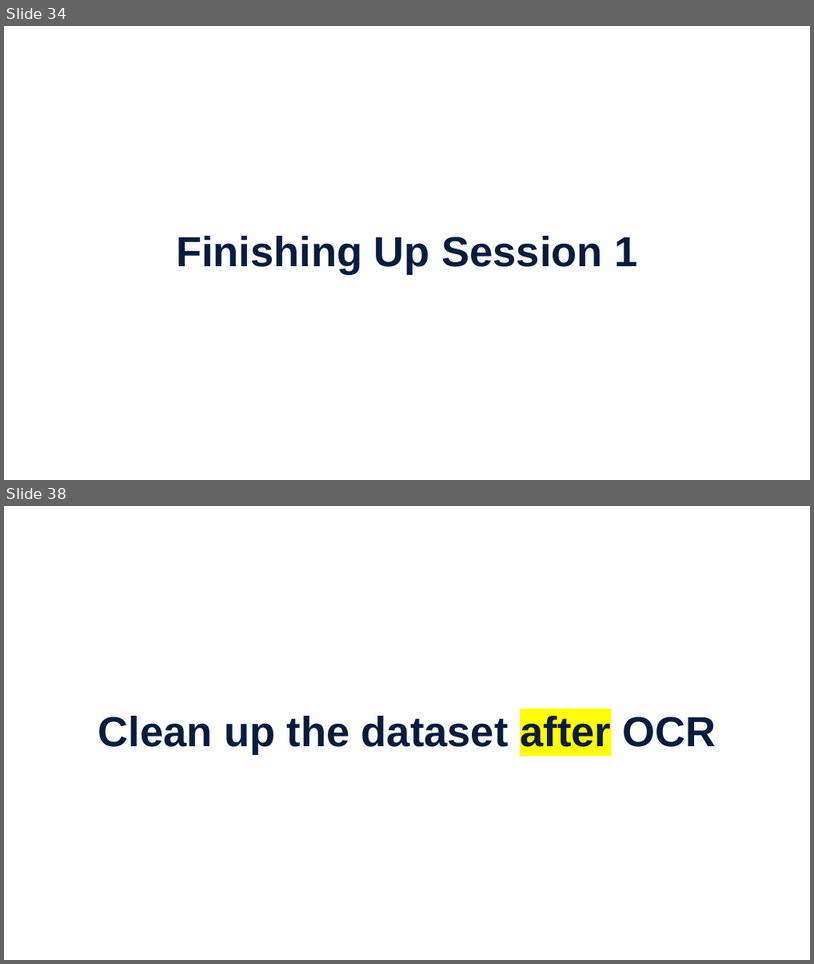
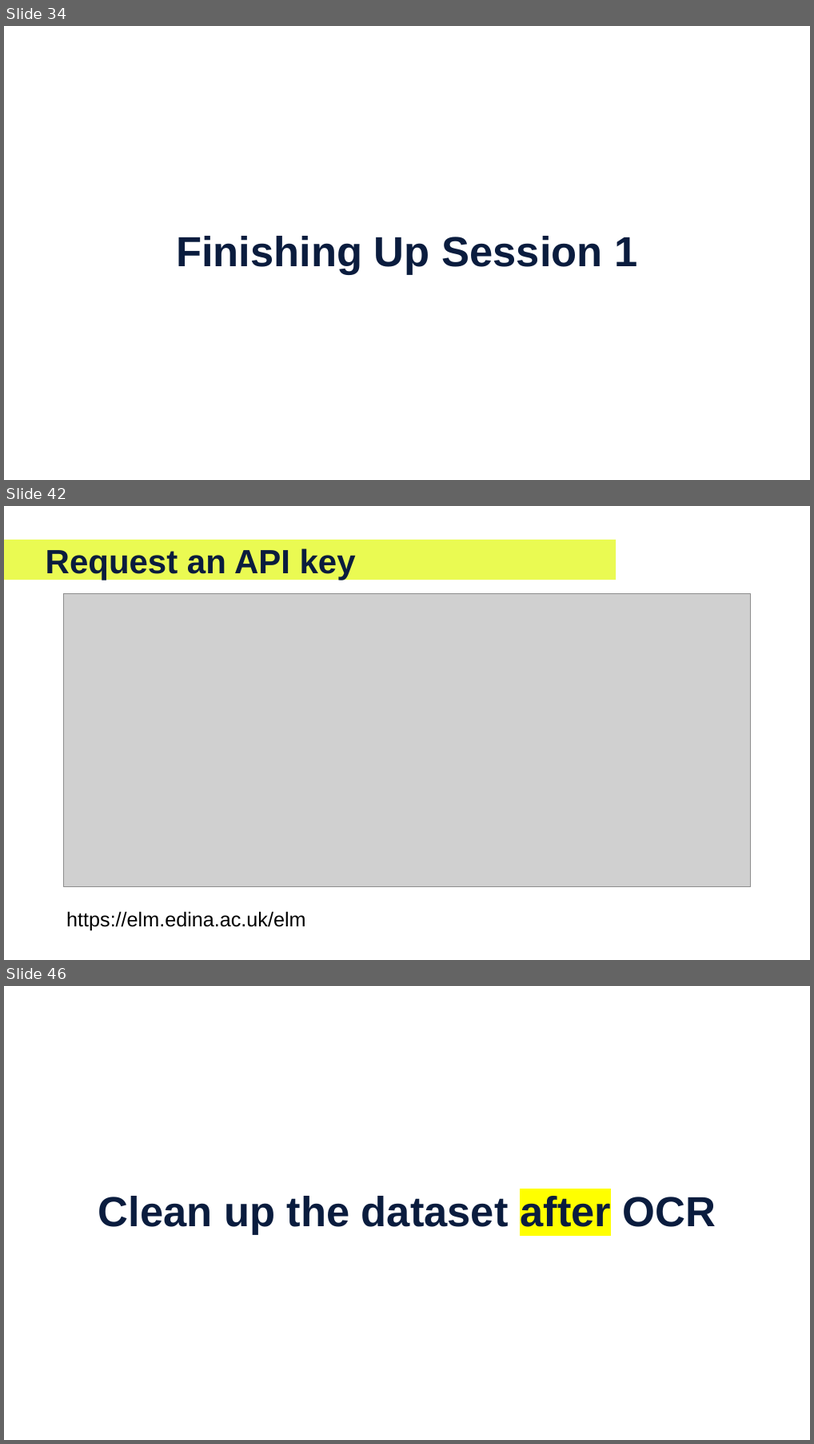
Before and after one commit to EFI-training/OCR-From-Images-To-Text, a slide deck: OCR-2026.pptx. Shown one above the other, each under a label of ours: slides 34 and 38 before the commit, slides 34, 42 and 46 after it; the slides between them are not shown. The pictures are 814x964 and 814x1444 pixels, drawn with LibreOffice and Linux fonts; fonts in the diff are those of the drawing; grey boxes stand for pictures; background and template pictures are left out. Boxes give left, top, right and bottom in pixels: in the first picture for what was removed or moved away, otherwise in the second. Text is boxed around its words. In the diff, an @@ line names an element or a change of style, - is before the commit and + after.

```diff
--- a/OCR-2026.pptx
+++ b/OCR-2026.pptx
@@ slide 42 added at (4, 506, 810, 960), background #FFFFFF @@
@@ rectangle added at (4, 540, 616, 580), fill #EAFA52 @@
@@ title added at (46, 548, 356, 580), 80 pt, text #0A1C3E, bold @@
+Request an API key
@@ picture added at (63, 593, 750, 886) @@
@@ text added at (66, 911, 306, 930), 48 pt, text #000000 @@
+https://elm.edina.ac.uk/elm
@@ what was slide 38 is now slide 46 @@
```
Also in this commit, not shown: 2 slides changed, 8 other slides added, 1 slide removed, 4 other files.
